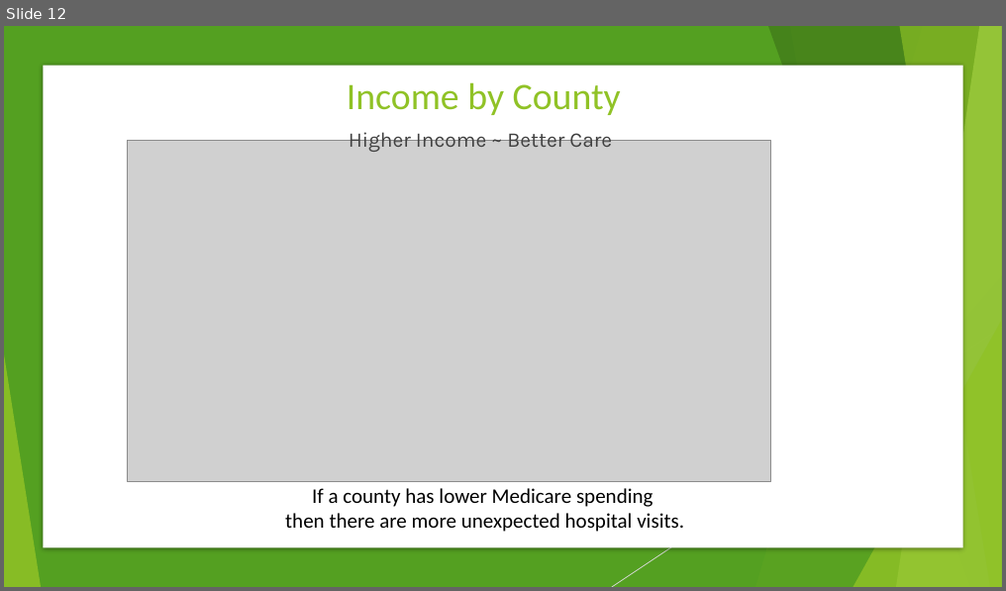
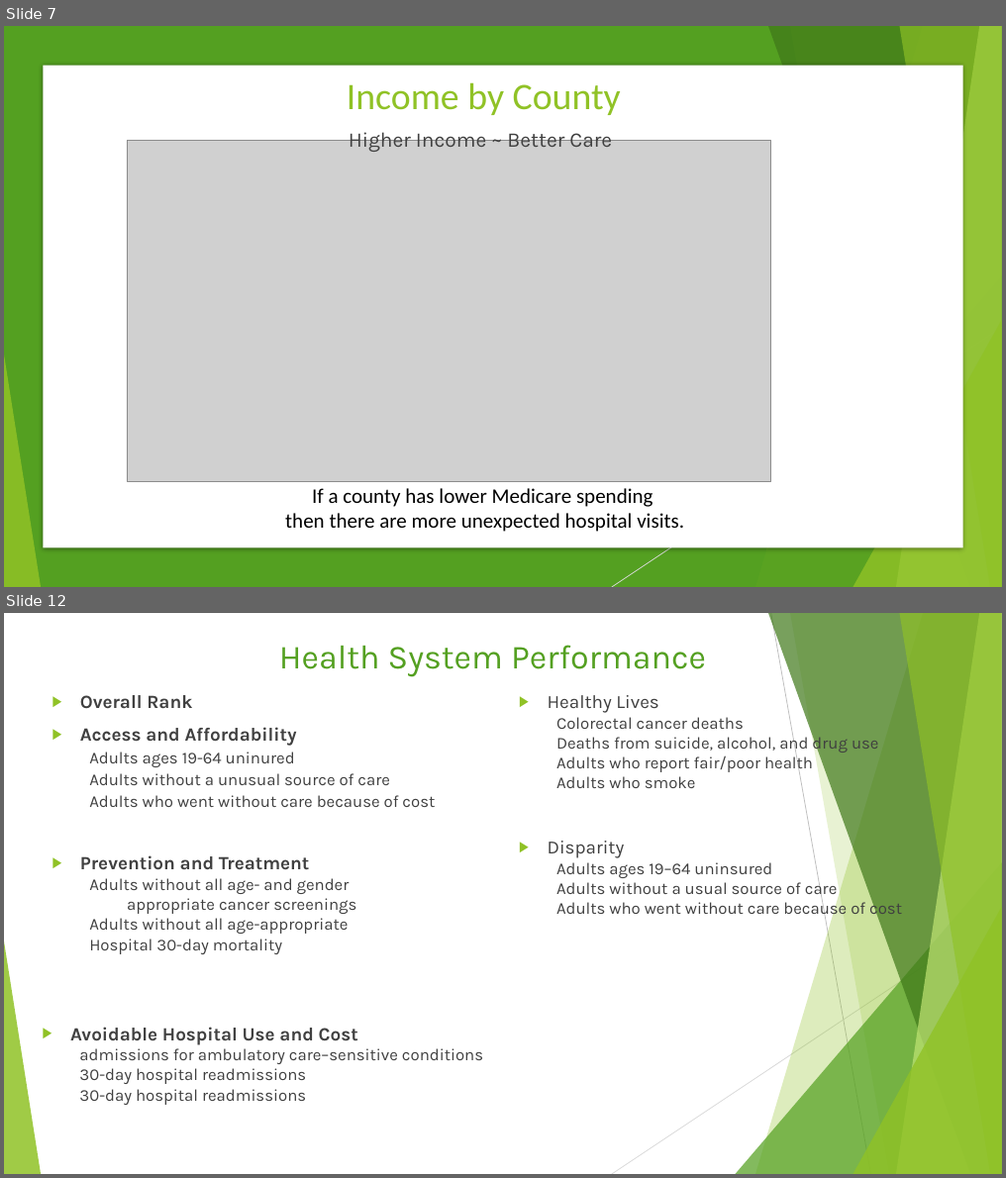
Before and after one commit to TedMur/SnakeBait, a slide deck: SnakeBitePresentation.pptx. Shown one above the other, each under a label of ours: slide 12 before the commit, slides 7 and 12 after it; the slides between them are not shown. The pictures are 1006x591 and 1006x1178 pixels, drawn with LibreOffice and Linux fonts; fonts in the diff are those of the drawing; grey boxes stand for pictures. Boxes give left, top, right and bottom in pixels: in the first picture for what was removed or moved away, otherwise in the second. Text is boxed around its words. In the diff, an @@ line names an element or a change of style, - is before the commit and + after.

```diff
--- a/SnakeBitePresentation.pptx
+++ b/SnakeBitePresentation.pptx
@@ slide 12 added at (4,613,1002,1174), background #FFFFFF; not listed: 8 template elements that a slide beside it also shows @@
@@ line added from (771, 613) to (871, 1174), #BFBFBF 0.75 pt @@
@@ title added at (279,645,706,676), 32.4 pt, text #54A021 @@
+Health System Performance
@@ text added at (80,695,435,955), 16 pt, text #404040 @@
+▶ Overall Rank
+▶ Access and Affordability
+  Adults ages 19-64 uninured
+  Adults without a unusual source of care
+  Adults who went without care because of cost
+▶ Prevention and Treatment
+  Adults without all age- and gender
+  appropriate cancer screenings
+  Adults without all age-appropriate
+  Hospital 30-day mortality
@@ text added at (548,717,902,919), 16 pt, text #404040 @@
+▶ Healthy Lives
+  Colorectal cancer deaths
+  Deaths from suicide, alcohol, and drug use
+  Adults who report fair/poor health
+  Adults who smoke
+▶ Disparity
+  Adults ages 19–64 uninsured
+  Adults without a usual source of care
+  Adults who went without care because of cost
@@ line added from (1002, 915) to (612, 1174), #D9D9D9 0.75 pt @@
@@ text added at (70,1027,483,1105), 16 pt, text #404040 @@
+▶ Avoidable Hospital Use and Cost
+  admissions for ambulatory care–sensitive conditions
+  30-day hospital readmissions
+  30-day hospital readmissions
@@ what was slide 12 is now slide 7 @@
```
Also in this commit, not shown: 10 slides changed, 2 other slides added, 2 slides removed.
